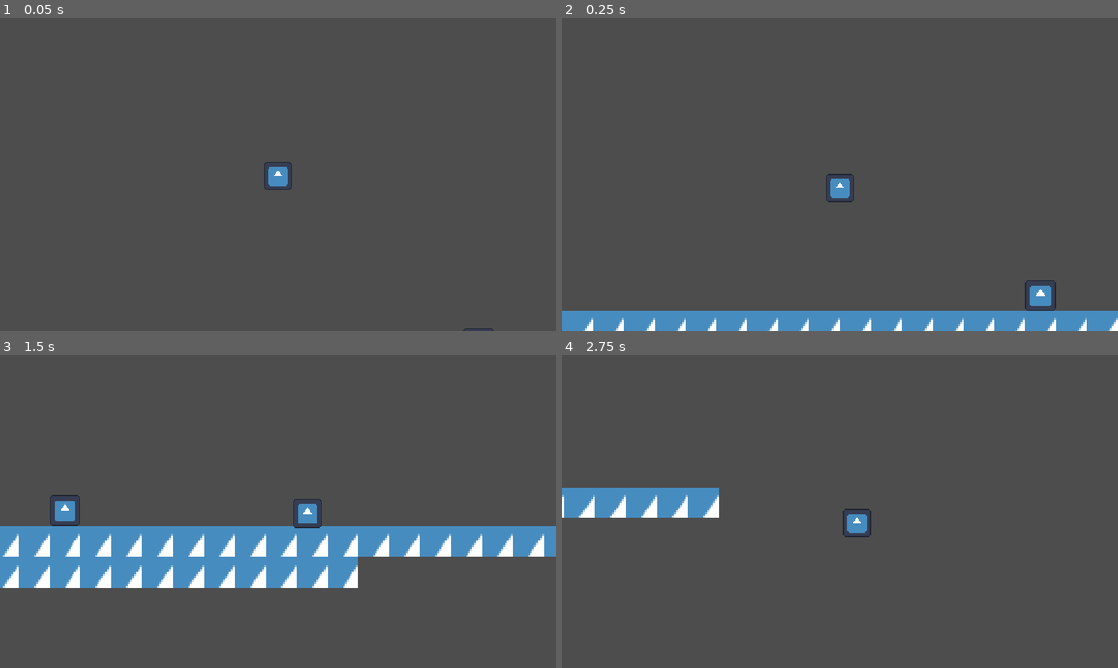
Above: before the commit, frames 1-4 (two rows, left to right).
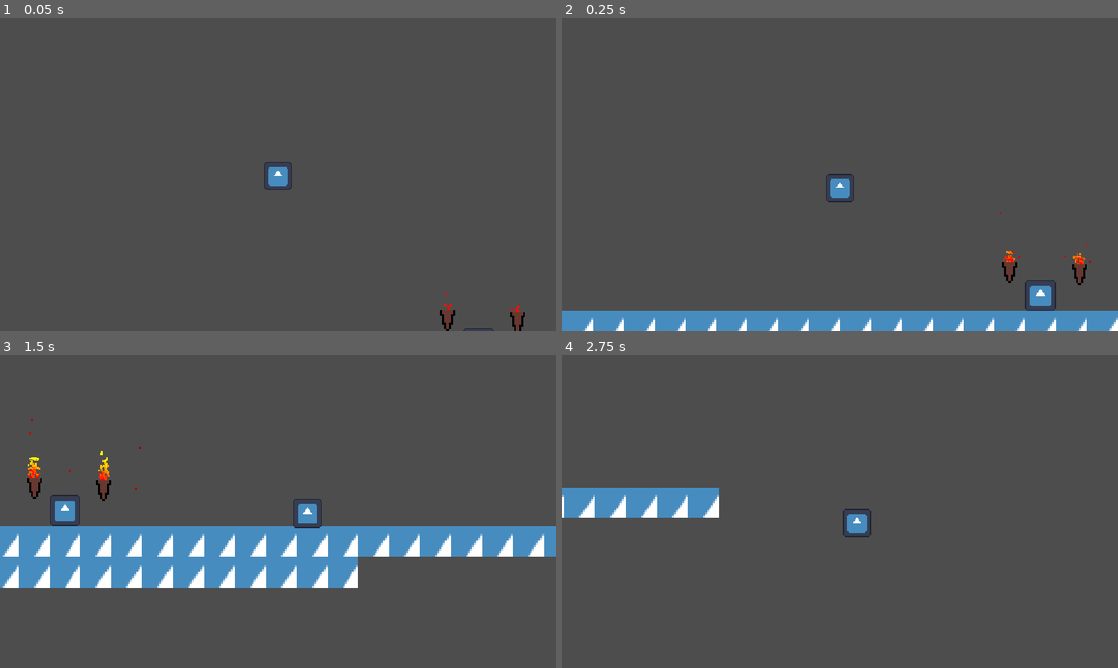
Above: after the commit, the same moments.

Repository: skueee/jame-gam-26
Game: Godot game, scene res://main.tscn
The game is run twice, just before and just after one commit, with the same random seed, the same clock (stepped at 60 frames per second) and the same inputs. The engine's default icon, where the game draws it, is replaced by a stand-in: a white triangle on a blue panel in a dark square.
Inputs (mouse positions are in pixels of both pictures, inside the frame that each line leads up to):
- Up to frame 1 (0.05 s): no input
- Up to frame 2 (0.25 s): no input
- Up to frame 3 (1.5 s): tap Enter at 0.5 s; move the mouse to (400, 495) at 0.52 s; hold Right (right) from 0.53 s (still down); tap Space (continue) at 0.6 s; click (400, 495) at 0.67 s; tap Up (up) at 0.77 s; move the mouse to (166, 527) at 1.27 s; tap Alt at 1.35 s
- Up to frame 4 (2.75 s): tap Up (up) at 1.52 s; move the mouse to (895, 442) at 2.02 s; release Right (right) at 2.03 s; hold Left (left) from 2.03 s (still down); tap Shift at 2.1 s

The runs differ from the first frame. In frame 1, 0.3% of the frame differs, in the area x 79-95%, y 87-100%; in frame 2, 0.3%; in frame 3, 0.4%, in the area x 4-26%, y 20-47%; in frame 4, nothing differs.

Commit message:
made torches less laggy

Diff:
--- a/main.tscn
+++ b/main.tscn
@@ -4,6 +4,7 @@
 [ext_resource type="Texture2D" uid="uid://1v7kurpovumq" path="res://icon.svg" id="2_0xm2m"]
 [ext_resource type="PackedScene" uid="uid://soxkjdhfhesa" path="res://NPCv1.tscn" id="3_h2yge"]
 [ext_resource type="PackedScene" uid="uid://wl3x12oxss0l" path="res://ui-dialogue.tscn" id="4_1bvp3"]
+[ext_resource type="PackedScene" uid="uid://b4mxlk2it25gx" path="res://torch.tscn" id="5_lquwl"]
 
 [sub_resource type="TileSetAtlasSource" id="TileSetAtlasSource_h2yge"]
 texture = ExtResource("2_0xm2m")
@@ -112,3 +113,9 @@
 
 [node name="DialogBox" parent="CanvasLayer" unique_id=675358860 instance=ExtResource("4_1bvp3")]
 visible = false
+
+[node name="Fireeffect" parent="." unique_id=7705216 instance=ExtResource("5_lquwl")]
+position = Vector2(124, 71)
+
+[node name="Fireeffect2" parent="." unique_id=1983302559 instance=ExtResource("5_lquwl")]
+position = Vector2(88, 70)
--- a/torch.tscn
+++ b/torch.tscn
@@ -23,7 +23,7 @@
 colors = PackedColorArray(1, 0, 0, 1, 0.5921569, 0, 0, 1)
 
 [node name="Fireeffect" type="CPUParticles2D" unique_id=7705216]
-amount = 128
+amount = 75
 lifetime = 0.48
 randomness = 0.45
 lifetime_randomness = 0.23
